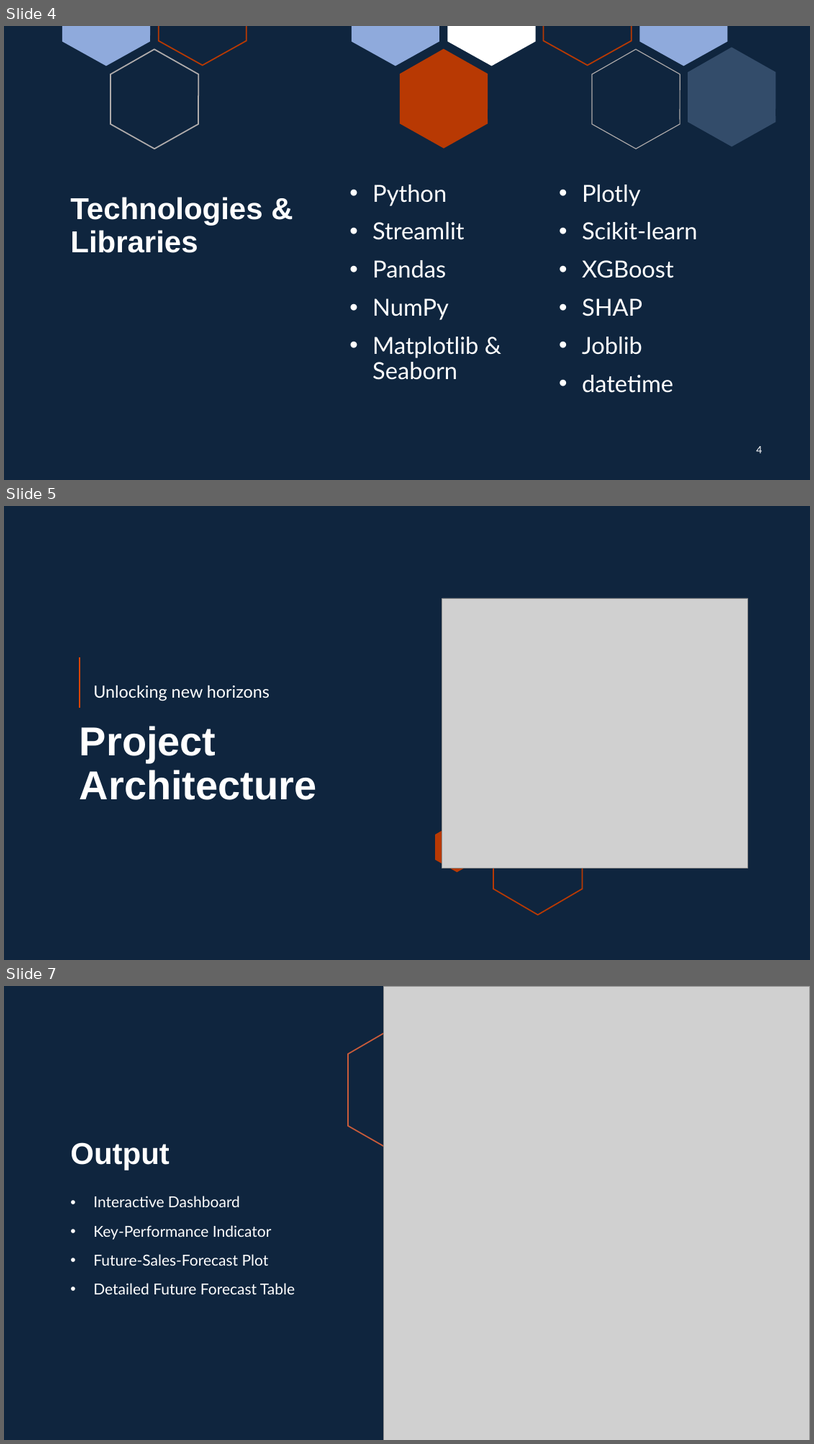
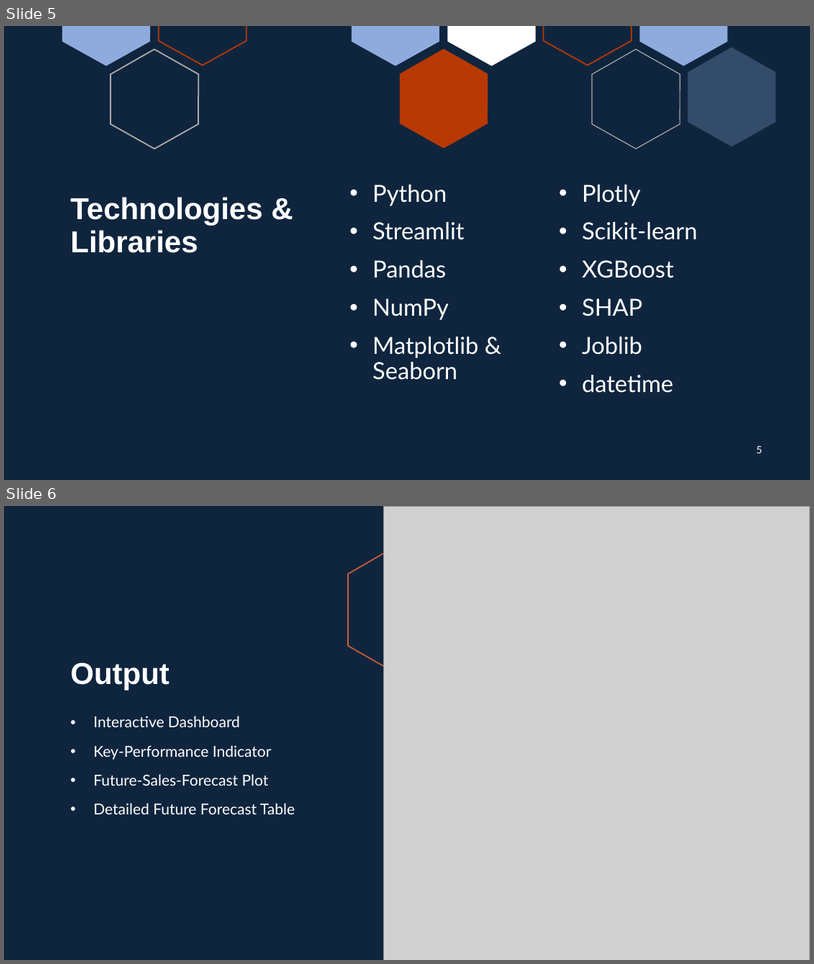
Before and after one commit to AlienMinus/Retail-Sales-Forecast, a slide deck: Docs/Retail Sales Forecasting.pptx. Shown one above the other, each under a label of ours: slides 4, 5 and 7 before the commit, slides 5 and 6 after it; the slides between them are not shown. The pictures are 814x1444 and 814x964 pixels, drawn with LibreOffice and Linux fonts; fonts in the diff are those of the drawing; grey boxes stand for pictures; background and template pictures are left out. Boxes give left, top, right and bottom in pixels: in the first picture for what was removed or moved away, otherwise in the second. Text is boxed around its words. In the diff, an @@ line names an element or a change of style, - is before the commit and + after.

```diff
--- a/Docs/Retail Sales Forecasting.pptx
+++ b/Docs/Retail Sales Forecasting.pptx
@@ slide 5 removed at (x1=4, y1=506, x2=810, y2=960), background #0F253E @@
@@ picture removed at (x1=442, y1=598, x2=748, y2=867) @@
@@ line removed from (80, 657) to (80, 708) @@
@@ text removed at (x1=93, y1=685, x2=270, y2=701) @@
-Unlocking new horizons
@@ title removed at (x1=80, y1=726, x2=317, y2=800) @@
-Project Architecture
@@ freeform shape removed at (x1=435, y1=822, x2=479, y2=872) @@
@@ freeform shape removed at (x1=494, y1=810, x2=582, y2=914) @@
@@ what was slide 4 is now slide 5 @@
@@ page number at (x1=756, y1=446, x2=762, y2=453): text changed @@
-4
+5
@@ what was slide 7 is now slide 6 @@
```
Also in this commit, not shown: 3 slides changed, 2 slides added, 3 other slides removed, 1 other file.
